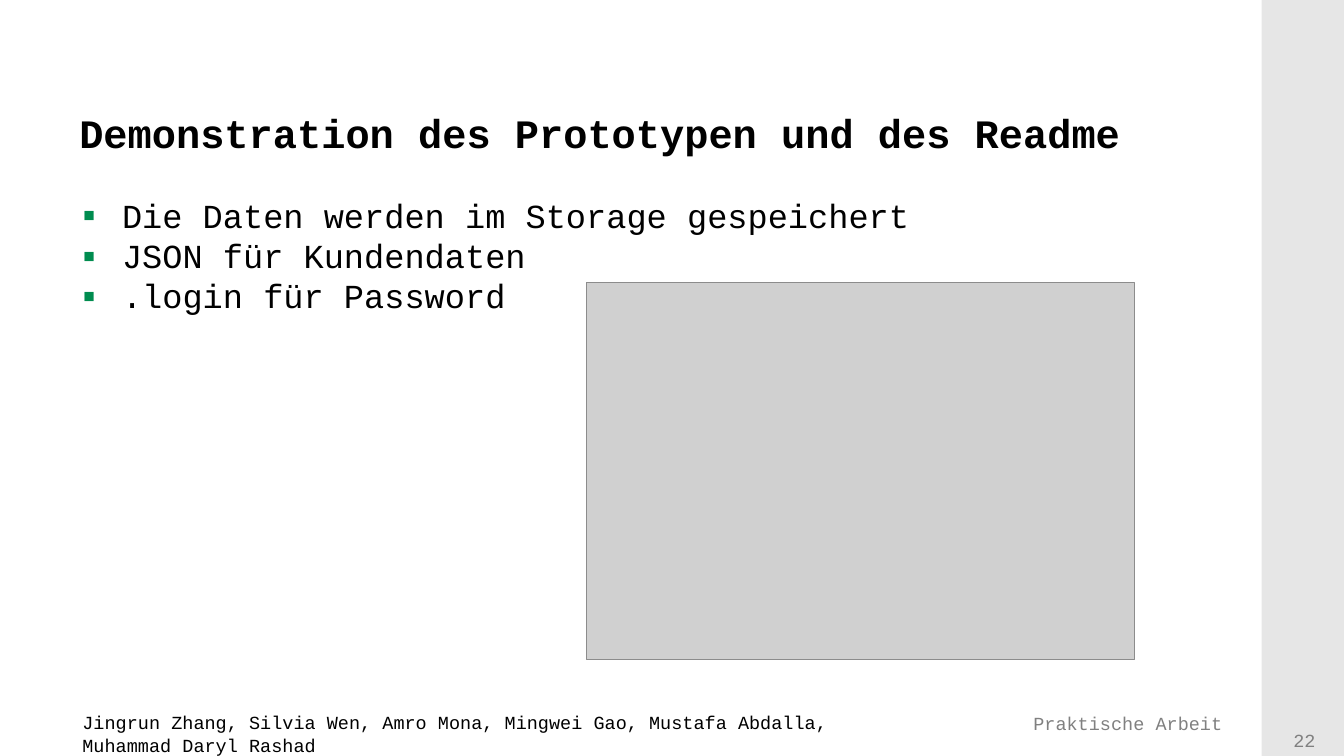
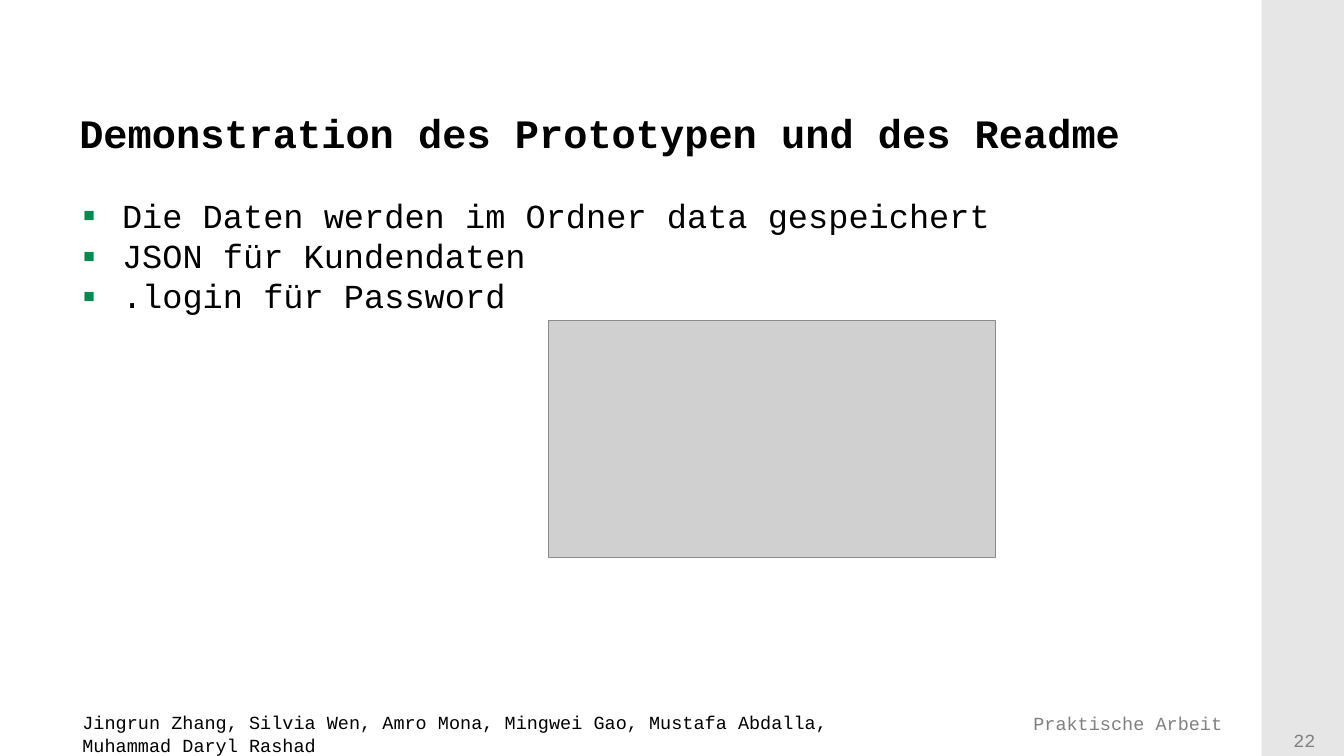
Before and after one commit to Mufasaxi/SimpleBank, a slide deck: slide 22 of prototype/Praesentation_Vorlage_OOP_2023_2_OOP.pptx. Drawn at 1344x756 pixels with LibreOffice and Linux fonts; fonts in the diff are those of the drawing; grey boxes stand for pictures; background and template pictures are left out. Boxes give left, top, right and bottom in pixels: in the first picture for what was removed or moved away, otherwise in the second. Text is boxed around its words. In the diff, an @@ line names an element or a change of style, - is before the commit and + after.

```diff
--- a/prototype/Praesentation_Vorlage_OOP_2023_2_OOP.pptx
+++ b/prototype/Praesentation_Vorlage_OOP_2023_2_OOP.pptx
@@ text at [122,203,990,235]: text changed @@
-▪ Die Daten werden im Storage gespeichert
+▪ Die Daten werden im Ordner data gespeichert
@@ picture removed at [587,283,1135,661] @@
@@ picture added at [548,321,996,556] @@
```
Also in this commit, not shown: 3 other slides changed.
